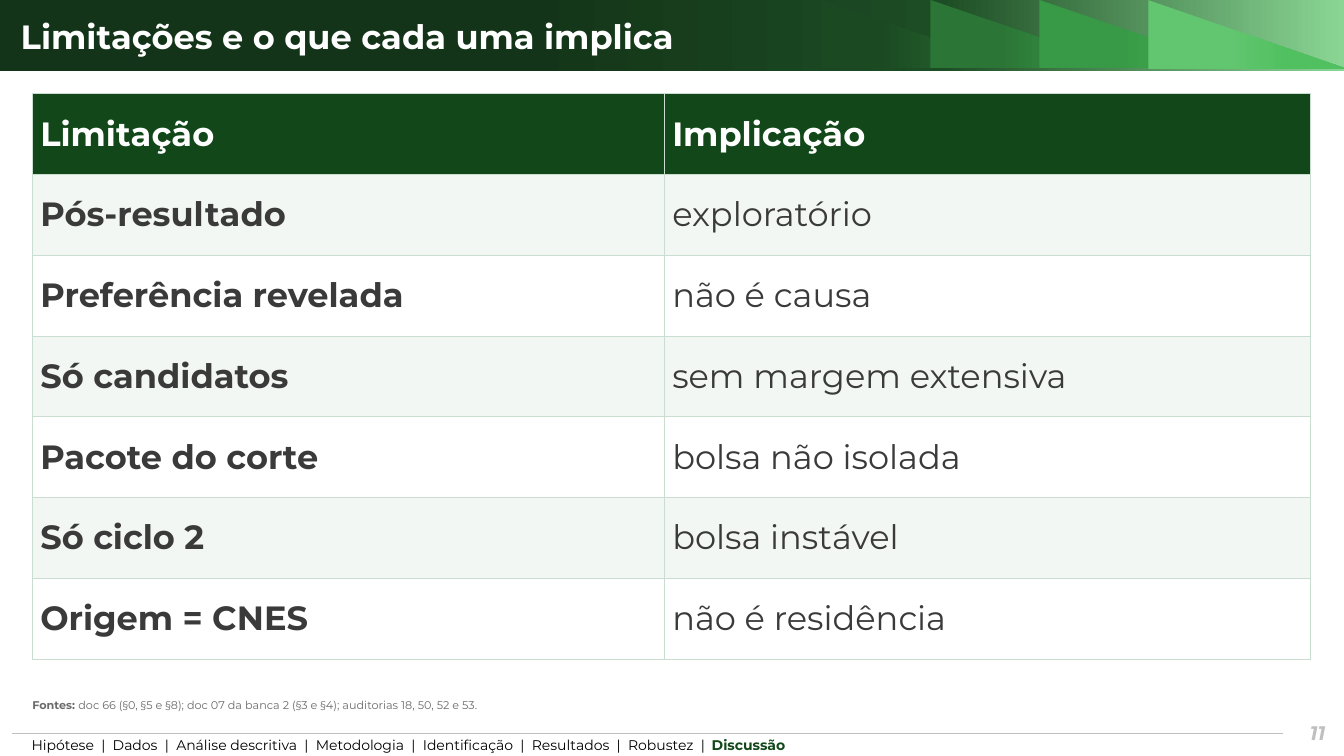
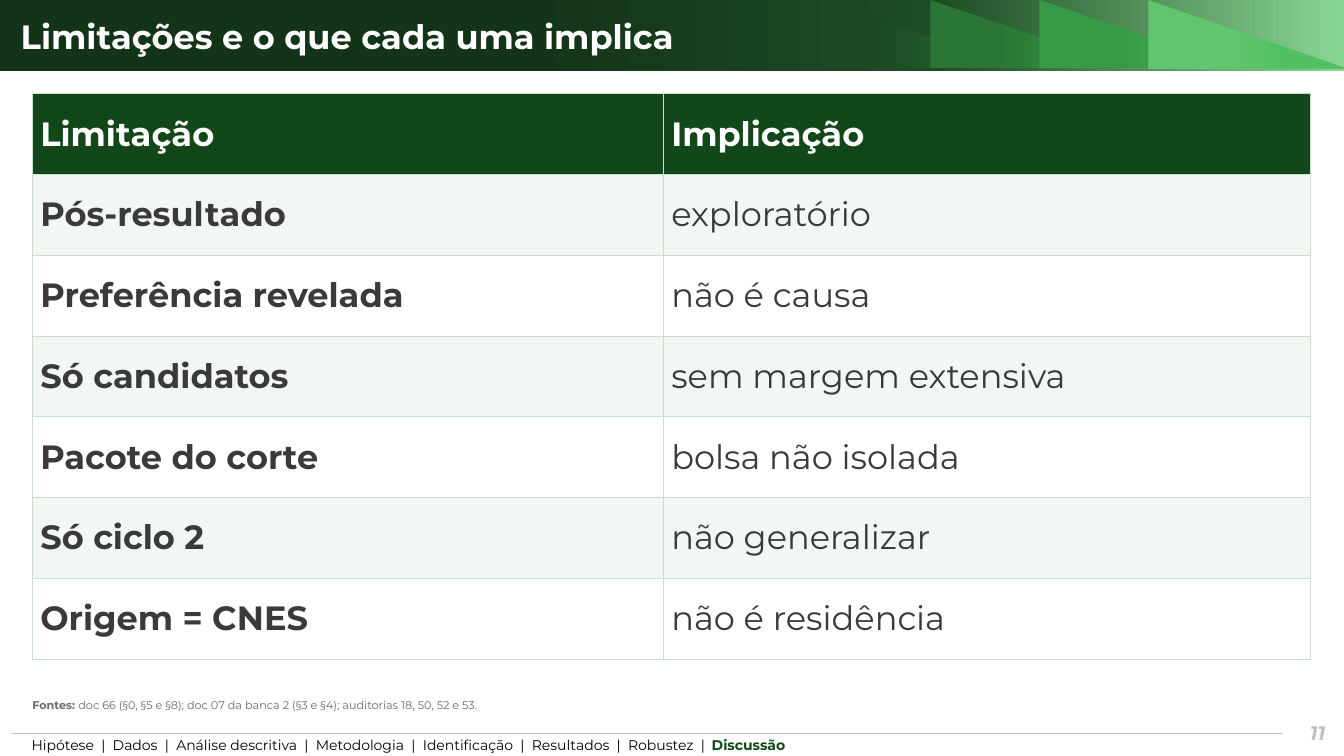
Before and after one commit to ka1victor/impact-eval-health-econ-pmme, a slide deck: slide 11 of output/apresentacao_banca2/deck_banca2_curto.pptx. Drawn at 1344x756 pixels with LibreOffice and Linux fonts; fonts in the diff are those of the drawing; background and template pictures are left out. Boxes give left, top, right and bottom in pixels: in the first picture for what was removed or moved away, otherwise in the second. Text is boxed around its words. In the diff, an @@ line names an element or a change of style, - is before the commit and + after.

```diff
--- a/output/apresentacao_banca2/deck_banca2_curto.pptx
+++ b/output/apresentacao_banca2/deck_banca2_curto.pptx
@@ table at <box>32,94,1311,659</box> @@
-row 6, column 2: bolsa instável
+row 6, column 2: não generalizar
```
Also in this commit, not shown: 5 other slides changed, 18 other files.
